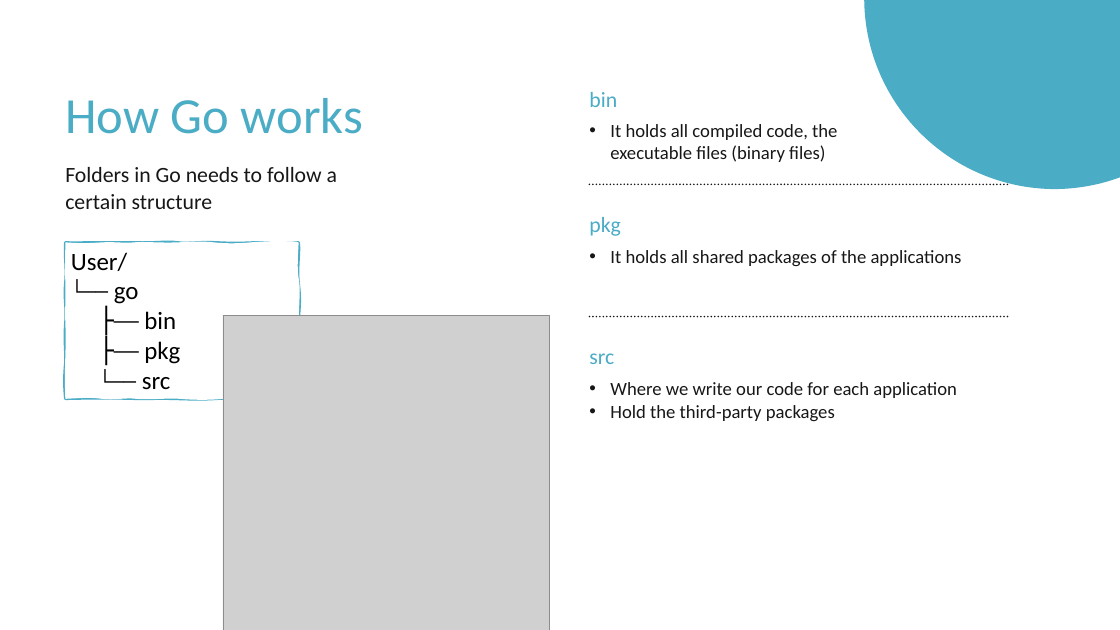
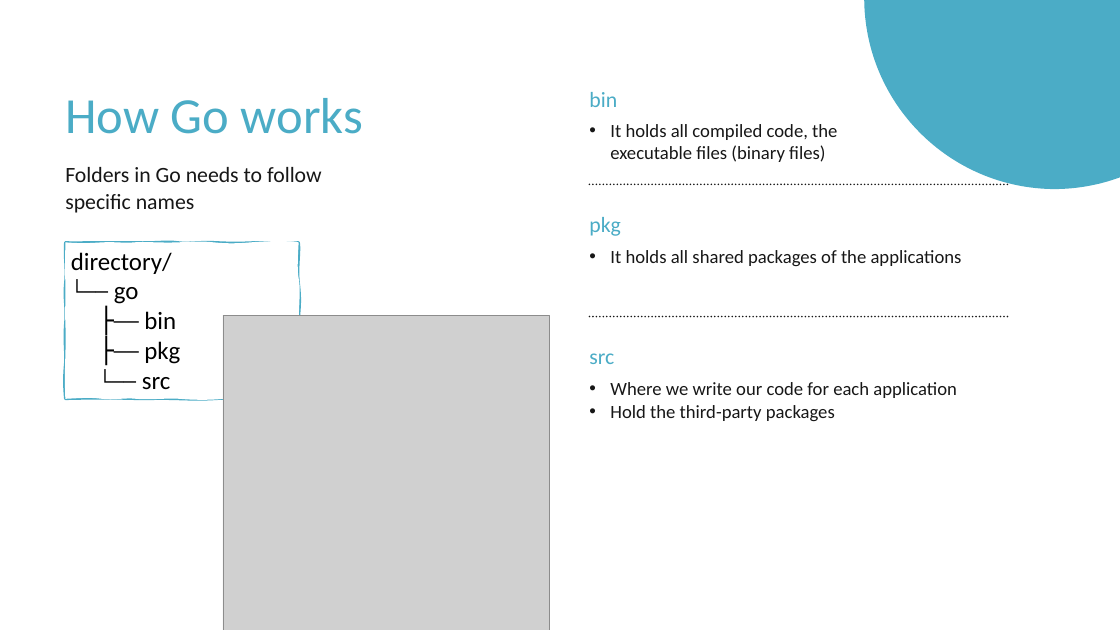
Before and after one commit to yaskk/ResearchProject-Go, a slide deck: slide 5 of Go.pptx. Drawn at 1120x630 pixels with LibreOffice and Linux fonts; fonts in the diff are those of the drawing; grey boxes stand for pictures. Boxes give left, top, right and bottom in pixels: in the first picture for what was removed or moved away, otherwise in the second. Text is boxed around its words. In the diff, an @@ line names an element or a change of style, - is before the commit and + after.

```diff
--- a/Go.pptx
+++ b/Go.pptx
@@ text at [65, 167, 322, 213]: text changed @@
-Folders in Go needs to follow a certain structure
+Folders in Go needs to follow specific names
@@ text in freeform shape at [71, 252, 172, 274]: text changed @@
-User/
+directory/
```
Also in this commit, not shown: 1 other slide changed, 1 other file.
